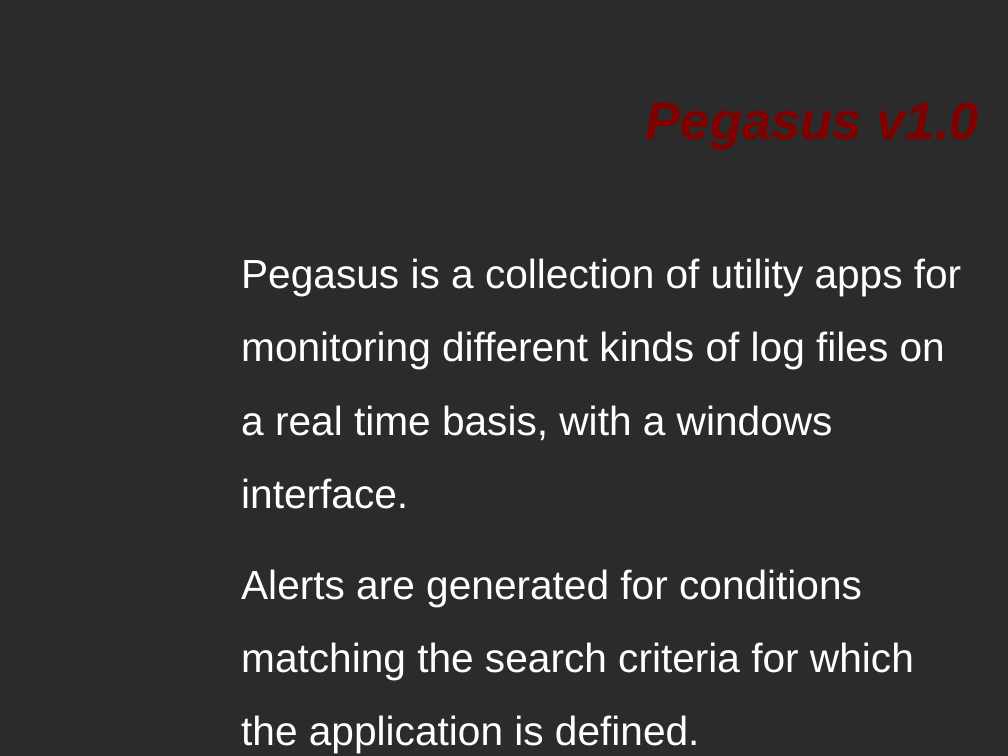
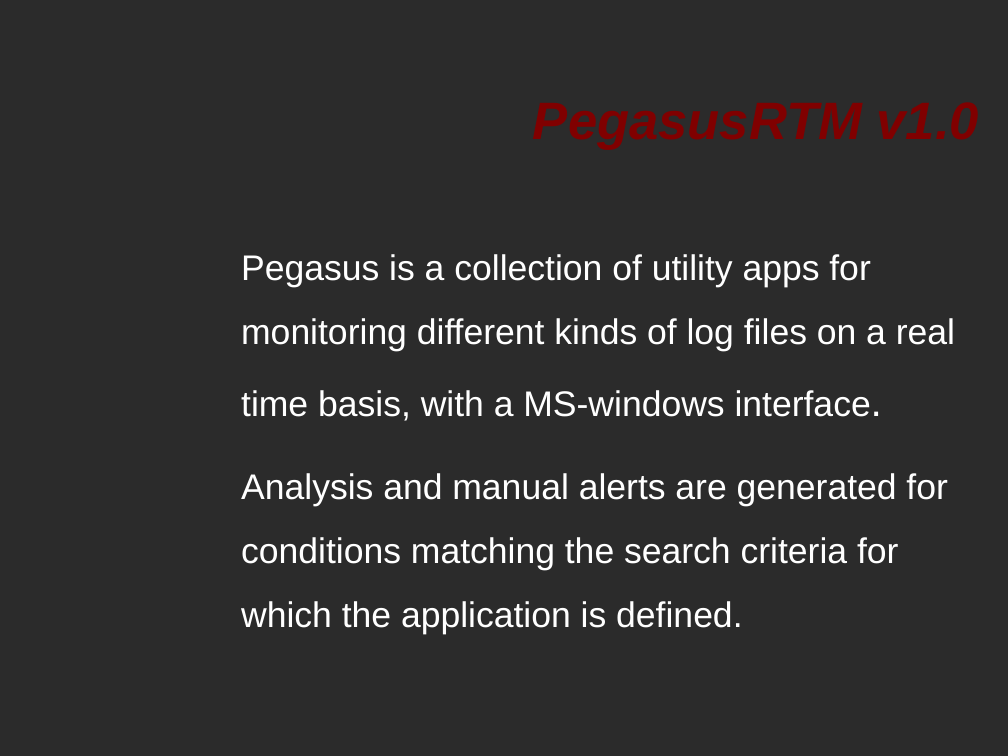
Before and after one commit to HackLikePegasus/PegasusRTM, a slide deck: slide 2 of Presentation.odp. Drawn at 1008x756 pixels with LibreOffice and Linux fonts; fonts in the diff are those of the drawing; background and template pictures are left out; a plain dark background stands for a picture behind light text. Boxes give left, top, right and bottom in pixels: in the first picture for what was removed or moved away, otherwise in the second. Text is boxed around its words. In the diff, an @@ line names an element or a change of style, - is before the commit and + after.

```diff
--- a/Presentation.odp
+++ b/Presentation.odp
@@ title at (x1=364, y1=56, x2=980, y2=182): text changed @@
-Pegasus v1.0
+PegasusRTM v1.0
@@ text at (x1=241, y1=254, x2=955, y2=635): text changed; size 32 to 28 pt @@
-Pegasus is a collection of utility apps for monitoring different kinds of log files on a real time basis, with a windows interface.
-Alerts are generated for conditions matching the search criteria for which the application is defined.
+Pegasus is a collection of utility apps for monitoring different kinds of log files on a real time basis, with a MS-windows interface.
+Analysis and manual alerts are generated for conditions matching the search criteria for which the application is defined.
```
Also in this commit, not shown: 4 other slides changed, 49 other files.
